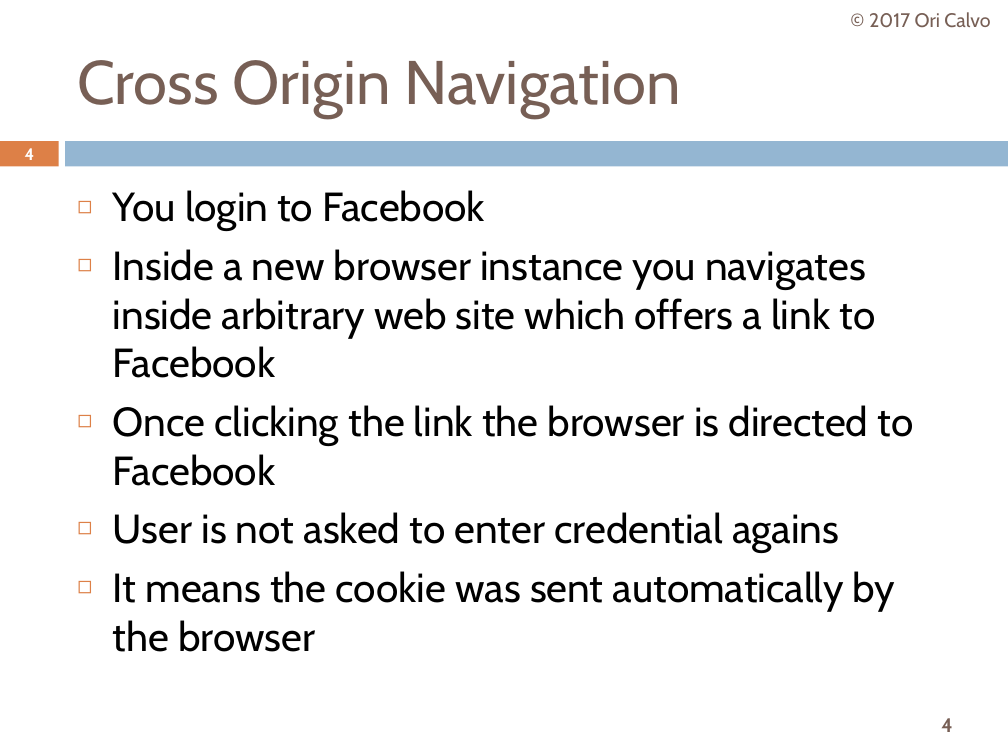
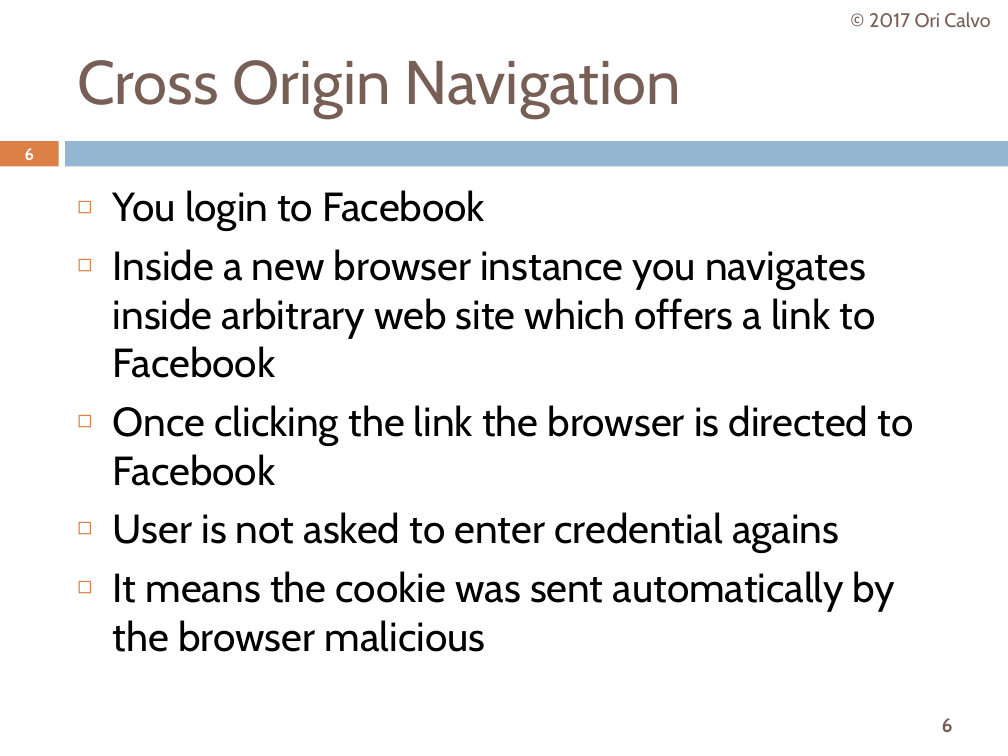
Before and after one commit to oricalvo/course-zap-2017-07, a slide deck: slide 6 of PPTs/02 CSRF & Friends.pptx (slide 4 before the commit). Drawn at 1008x756 pixels with LibreOffice and Linux fonts; fonts in the diff are those of the drawing; background and template pictures are left out. Boxes give left, top, right and bottom in pixels: in the first picture for what was removed or moved away, otherwise in the second. Text is boxed around its words. In the diff, an @@ line names an element or a change of style, - is before the commit and + after.

```diff
--- a/PPTs/02 CSRF & Friends.pptx
+++ b/PPTs/02 CSRF & Friends.pptx
@@ page number at (25, 148, 34, 160): text changed @@
-4
+6
@@ text at (113, 571, 896, 652): text changed @@
-◻ It means the cookie was sent automatically by the browser
+◻ It means the cookie was sent automatically by the browser malicious
@@ page number at (942, 718, 953, 732): text changed @@
-4
+6
```
Also in this commit, not shown: 4 other slides changed, 2 slides added, 44 other files.
